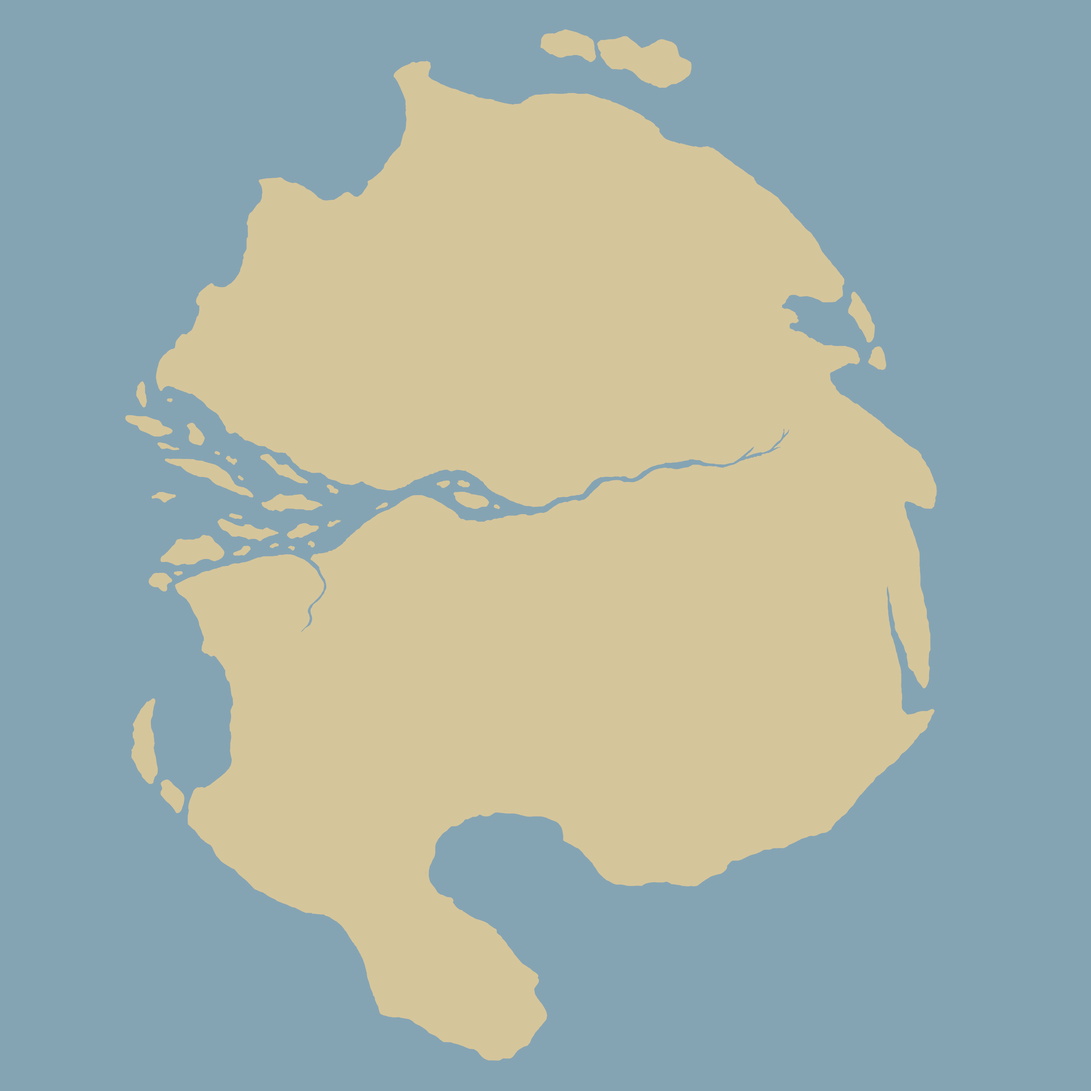
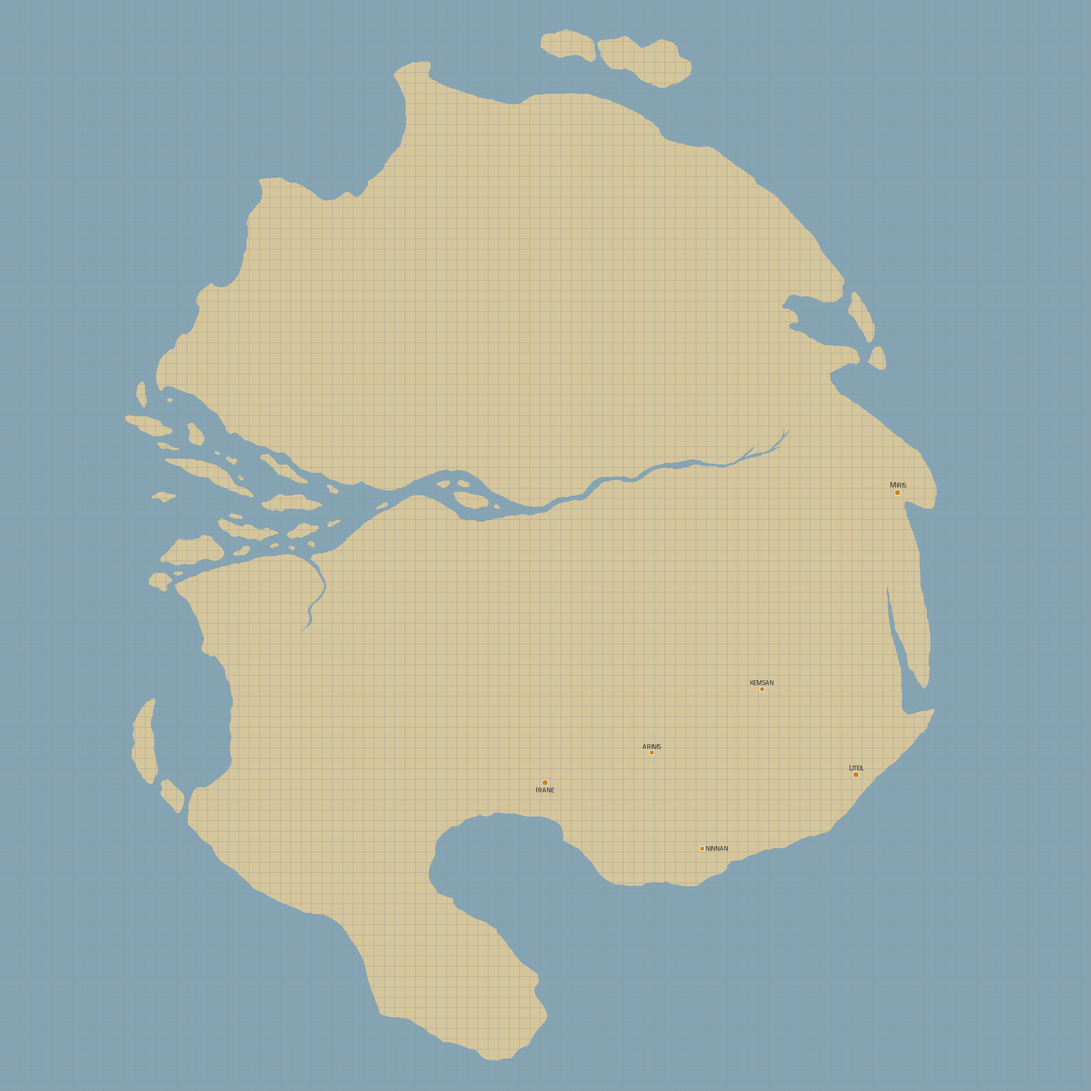
Before/after of a w=1091, h=1091 layered artwork. What changed in the layer stack:
added layer "Settlements" above "Grid" over bbox(515, 449, 931, 949)
showed "Grid", painted on it over bbox(0, 0, 1091, 1091)
painted on "Landmass" over bbox(116, 16, 949, 1065)
painted on "Water" over bbox(0, 0, 1091, 1091)
